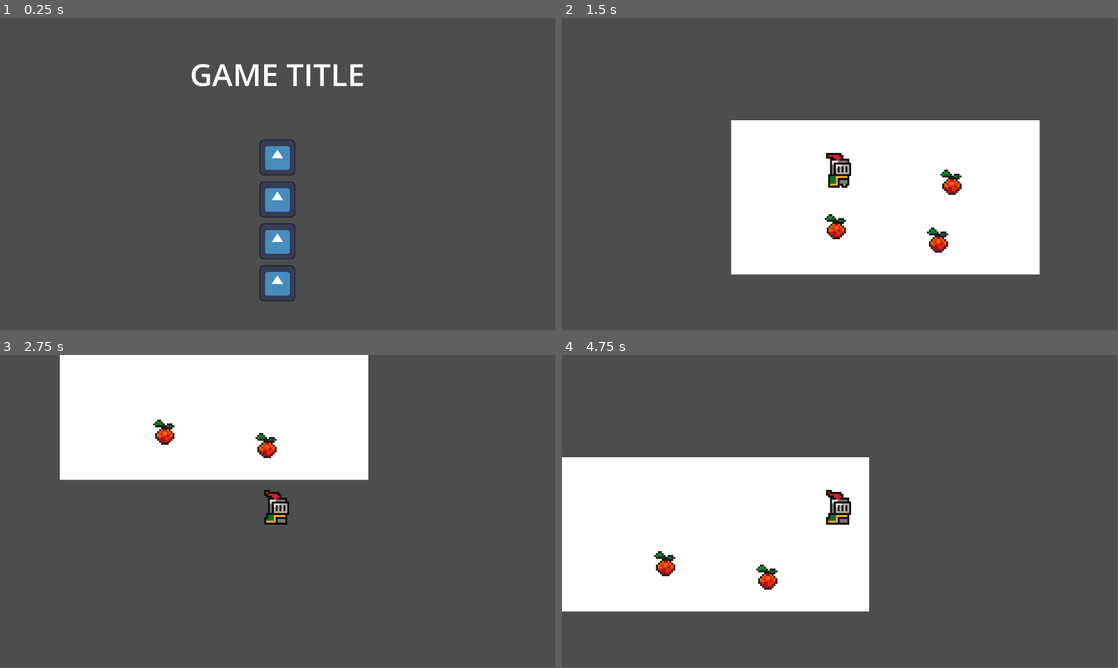
Above: before the commit, frames 1-4 (two rows, left to right).
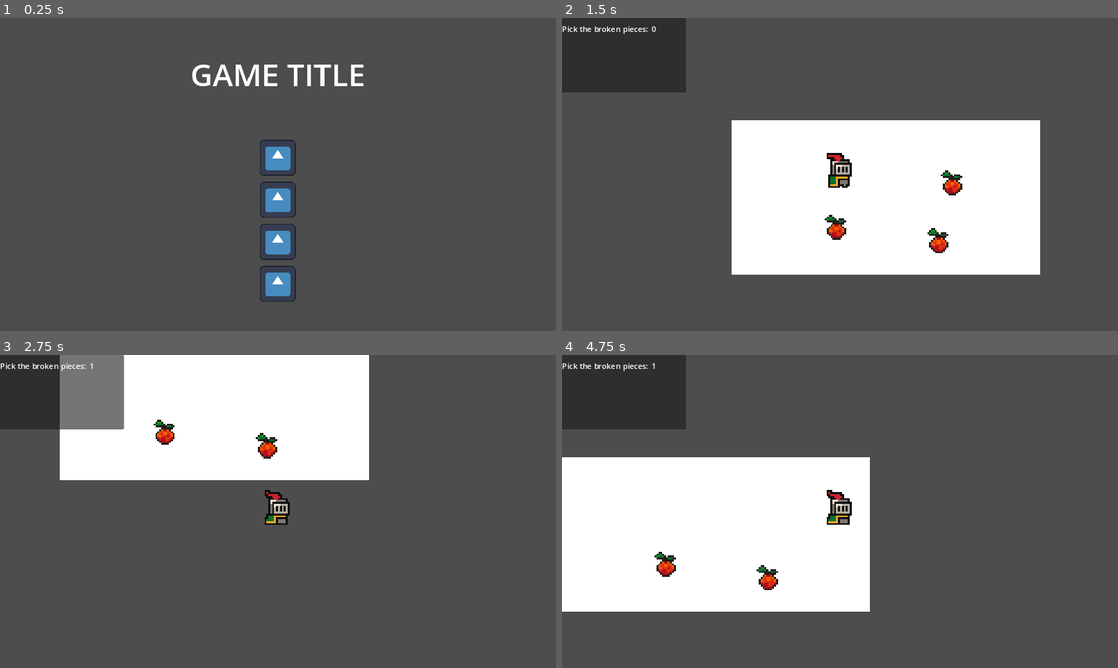
Above: after the commit, the same moments.

Repository: ayaolitoquit/Game-Dev-Project
Game: Godot game, scene res://scenes/mainmenu.tscn
The game is run twice, just before and just after one commit, with the same random seed, the same clock (stepped at 60 frames per second) and the same inputs. The engine's default icon, where the game draws it, is replaced by a stand-in: a white triangle on a blue panel in a dark square.
Inputs (mouse positions are in pixels of both pictures, inside the frame that each line leads up to):
- Up to frame 1 (0.25 s): no input
- Up to frame 2 (1.5 s): click (840, 158) at 0.5 s; hold D (right) from 1.28 s (still down); tap E (e) at 1.35 s
- Up to frame 3 (2.75 s): release D (right) at 2.03 s; hold S (down) from 2.03 s (still down); tap E (e) at 2.1 s
- Up to frame 4 (4.75 s): release S (down) at 2.78 s; hold D (right) 2.78-3.53 s; tap E (e) at 2.85, 3.6, 4.35 s; hold W (up) 3.53-4.28 s; hold A (left) from 4.28 s (still down)
In our replay, the window is 799x449 before the commit and 800x450 after it. These sizes can differ from the game's own. Grey fills any space a smaller window leaves; there, only what the larger window draws over its background counts as a difference.

The runs differ from the first frame. In frame 1, 0.8% of the frame differs, in the area x 34-66%, y 14-91%; in frame 2, 5.9%, in the area x 0-86%, y 0-82%; in frame 3, 5.7%; in frame 4, 5.8%.

Commit message:
mission ui
mission ui gets updated when an item is picked

Diff:
--- a/project.godot
+++ b/project.godot
@@ -14,6 +14,15 @@
 run/main_scene="res://scenes/mainmenu.tscn"
 config/features=PackedStringArray("4.2", "Mobile")
 config/icon="res://assets/icon.svg"
+
+[autoload]
+
+Game="*res://scripts/Global/Game.gd"
+
+[display]
+
+window/size/mode=3
+window/stretch/mode="canvas_items"
 
 [input]
 
--- /dev/null
+++ b/scenes/ingame_ui.tscn
@@ -0,0 +1,52 @@
+[gd_scene load_steps=2 format=3 uid="uid://d28jninlsf4ot"]
+
+[ext_resource type="Script" path="res://scripts/ingame_ui.gd" id="1_ka0ky"]
+
+[node name="IngameUI" type="Control"]
+layout_mode = 3
+anchors_preset = 15
+anchor_right = 1.0
+anchor_bottom = 1.0
+grow_horizontal = 2
+grow_vertical = 2
+script = ExtResource("1_ka0ky")
+
+[node name="CanvasLayer" type="CanvasLayer" parent="."]
+
+[node name="Panel" type="Panel" parent="CanvasLayer"]
+offset_right = 257.0
+offset_bottom = 154.0
+
+[node name="VBoxContainer" type="VBoxContainer" parent="CanvasLayer/Panel"]
+layout_mode = 1
+anchors_preset = 15
+anchor_right = 1.0
+anchor_bottom = 1.0
+grow_horizontal = 2
+grow_vertical = 2
+theme_override_constants/separation = 12
+
+[node name="Control" type="Control" parent="CanvasLayer/Panel/VBoxContainer"]
+layout_mode = 2
+
+[node name="Mission1" type="Label" parent="CanvasLayer/Panel/VBoxContainer"]
+layout_mode = 2
+text = "Pick the broken pieces: "
+
+[node name="Counter" type="Label" parent="CanvasLayer/Panel/VBoxContainer/Mission1"]
+layout_mode = 1
+anchors_preset = 6
+anchor_left = 1.0
+anchor_top = 0.5
+anchor_right = 1.0
+anchor_bottom = 0.5
+offset_left = -71.0
+offset_top = -11.5
+offset_bottom = 11.5
+grow_horizontal = 0
+grow_vertical = 2
+text = "0/9"
+
+[node name="Mission2" type="Label" parent="CanvasLayer/Panel/VBoxContainer"]
+layout_mode = 2
+text = "Sample mission 2"
--- a/scenes/level1.tscn
+++ b/scenes/level1.tscn
@@ -1,8 +1,9 @@
-[gd_scene load_steps=6 format=3 uid="uid://buch4vbl4rsj0"]
+[gd_scene load_steps=7 format=3 uid="uid://buch4vbl4rsj0"]
 
 [ext_resource type="Texture2D" uid="uid://d2r34smo1ry1i" path="res://sample_assets/brackeys_platformer_assets/brackeys_platformer_assets/sprites/world_tileset.png" id="1_vhuyh"]
 [ext_resource type="PackedScene" uid="uid://d2ykemmyhdq57" path="res://scenes/player.tscn" id="2_7xpuj"]
 [ext_resource type="PackedScene" uid="uid://lh8m4ss0mrvw" path="res://scenes/level_1_paper.tscn" id="3_kbkyt"]
+[ext_resource type="PackedScene" uid="uid://d28jninlsf4ot" path="res://scenes/ingame_ui.tscn" id="4_3w26x"]
 
 [sub_resource type="TileSetAtlasSource" id="TileSetAtlasSource_yi3cr"]
 texture = ExtResource("1_vhuyh")
@@ -140,6 +141,7 @@
 [node name="Level1" type="Node2D"]
 
 [node name="TileMap" type="TileMap" parent="."]
+position = Vector2(484, 301)
 tile_set = SubResource("TileSet_1qc2y")
 format = 2
 layer_0/name = "Background"
@@ -148,7 +150,7 @@
 layer_1/tile_data = PackedInt32Array()
 
 [node name="Player" parent="." instance=ExtResource("2_7xpuj")]
-position = Vector2(38, 23)
+position = Vector2(522, 324)
 
 [node name="Camera2D" type="Camera2D" parent="Player"]
 position = Vector2(0, 5)
@@ -157,10 +159,12 @@
 [node name="papers" type="Node" parent="."]
 
 [node name="level1_paper" parent="papers" instance=ExtResource("3_kbkyt")]
-position = Vector2(114, 32)
+position = Vector2(598, 333)
 
 [node name="level1_paper2" parent="papers" instance=ExtResource("3_kbkyt")]
-position = Vector2(54, 55)
+position = Vector2(538, 356)
 
 [node name="level1_paper3" parent="papers" instance=ExtResource("3_kbkyt")]
-position = Vector2(107, 62)
+position = Vector2(591, 363)
+
+[node name="UI" parent="." instance=ExtResource("4_3w26x")]
--- a/scenes/level_1_paper.tscn
+++ b/scenes/level_1_paper.tscn
@@ -1,6 +1,6 @@
 [gd_scene load_steps=4 format=3 uid="uid://lh8m4ss0mrvw"]
 
-[ext_resource type="Script" path="res://level1_paper.gd" id="1_ln6ja"]
+[ext_resource type="Script" path="res://scripts/level1_paper.gd" id="1_kr2ju"]
 [ext_resource type="Texture2D" uid="uid://3rvdpfu4e57q" path="res://sample_assets/brackeys_platformer_assets/brackeys_platformer_assets/sprites/fruit.png" id="2_1l0f4"]
 
 [sub_resource type="CircleShape2D" id="CircleShape2D_21w43"]
@@ -8,7 +8,7 @@
 
 [node name="level1_paper" type="Area2D"]
 collision_mask = 2
-script = ExtResource("1_ln6ja")
+script = ExtResource("1_kr2ju")
 
 [node name="Sprite2D" type="Sprite2D" parent="."]
 texture = ExtResource("2_1l0f4")
--- a/scenes/player.tscn
+++ b/scenes/player.tscn
@@ -1,7 +1,7 @@
 [gd_scene load_steps=9 format=3 uid="uid://d2ykemmyhdq57"]
 
 [ext_resource type="Texture2D" uid="uid://crf6b0xpusgmc" path="res://sample_assets/brackeys_platformer_assets/brackeys_platformer_assets/sprites/knight.png" id="1_evcp3"]
-[ext_resource type="Script" path="res://scenes/player.gd" id="1_p02qj"]
+[ext_resource type="Script" path="res://scripts/player.gd" id="1_p02qj"]
 
 [sub_resource type="AtlasTexture" id="AtlasTexture_it1g8"]
 atlas = ExtResource("1_evcp3")
--- /dev/null
+++ b/scripts/Global/Game.gd
@@ -0,0 +1,3 @@
+extends Node
+
+var paper_collected: int = 0
--- /dev/null
+++ b/scripts/ingame_ui.gd
@@ -0,0 +1,19 @@
+extends Control
+
+@onready var counter = $CanvasLayer/Panel/VBoxContainer/Mission1/Counter
+@onready var mission_1 = $CanvasLayer/Panel/VBoxContainer/Mission1
+@onready var mission_2 = $CanvasLayer/Panel/VBoxContainer/Mission2
+
+
+func _ready():
+	mission_1.show()
+	mission_2.hide()
+
+func _process(_delta):
+#collect broken pieces
+	counter.text = str(Game.paper_collected)
+	if Game.paper_collected == 3:
+		mission_1.hide()
+		mission_2.show()
+
+#######
--- a/level1_paper.gd
+++ b/scripts/level1_paper.gd
@@ -1,10 +1,12 @@
 extends Area2D
 
+#signal paper_collected
 var body_detected = false
 
 func _on_body_entered(body):
 	if body.name == "Player":
 		body_detected = true
+
 
 func _on_body_exited(body):
 	if body.name == "Player":
@@ -13,4 +15,6 @@
 func _process(delta):
 	if body_detected and Input.is_action_just_pressed("e"):
 		print("nakuha")
+		#emit_signal("paper_collected")
+		Game.paper_collected += 1
 		queue_free()
Renamed: scenes/player.gd -> scripts/player.gd
